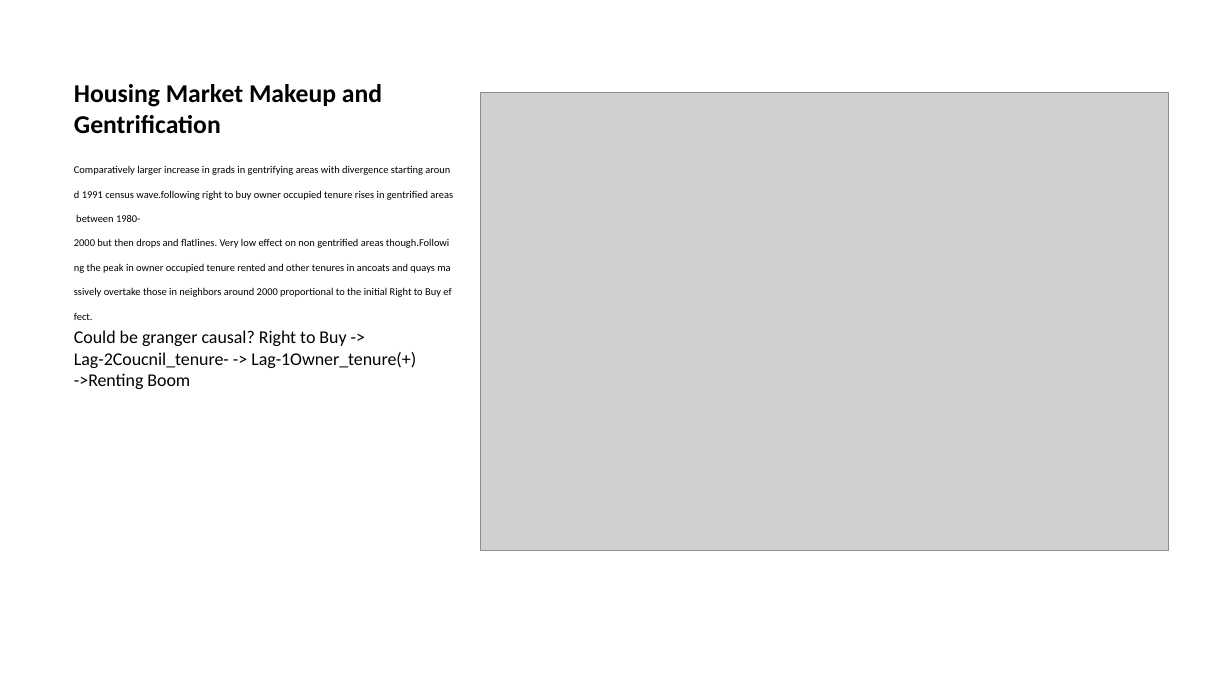
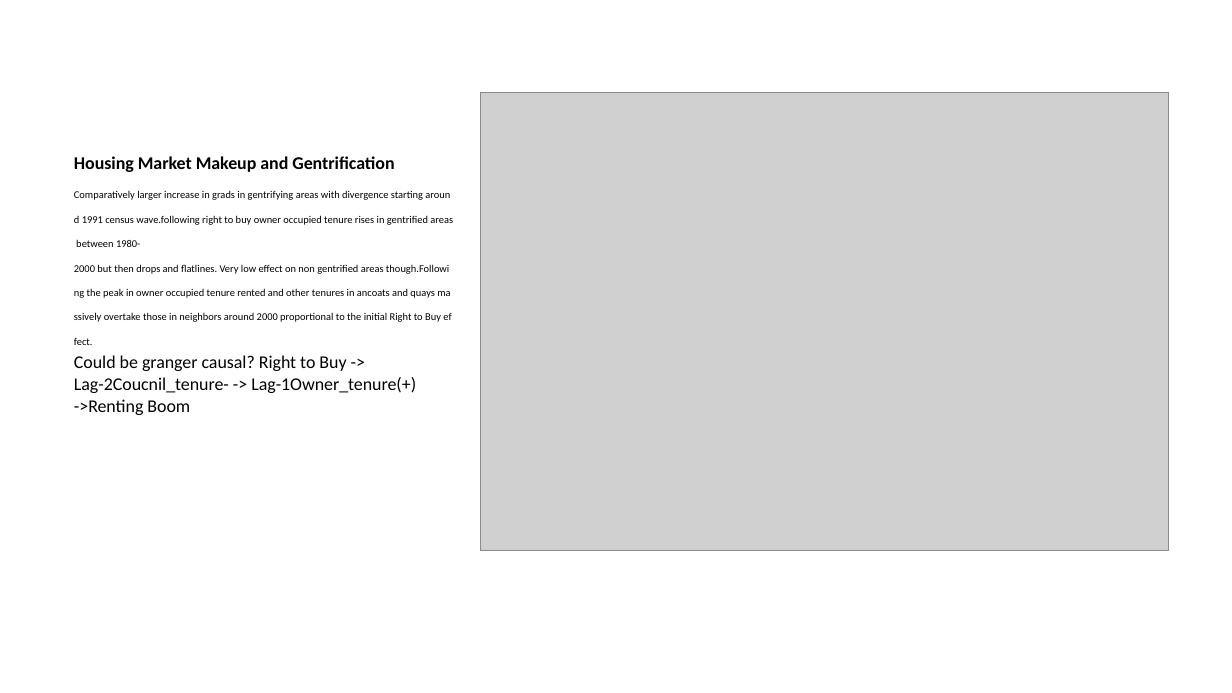
Before and after one commit to Sviatkd/DatafestivalWork, a slide deck: slide 4 of presentation.pptx (slide 5 before the commit). Drawn at 1232x693 pixels with LibreOffice and Linux fonts; fonts in the diff are those of the drawing; grey boxes stand for pictures. Boxes give left, top, right and bottom in pixels: in the first picture for what was removed or moved away, otherwise in the second. Text is boxed around its words. In the diff, an @@ line names an element or a change of style, - is before the commit and + after.

```diff
--- a/presentation.pptx
+++ b/presentation.pptx
@@ title removed at <box>74,84,382,134</box> @@
-Housing Market Makeup and Gentrification
@@ text at <box>74,156,394,172</box>: paragraph added @@
+Housing Market Makeup and Gentrification
```
Also in this commit, not shown: 3 other slides changed, 1 slide removed, 1 other file.
